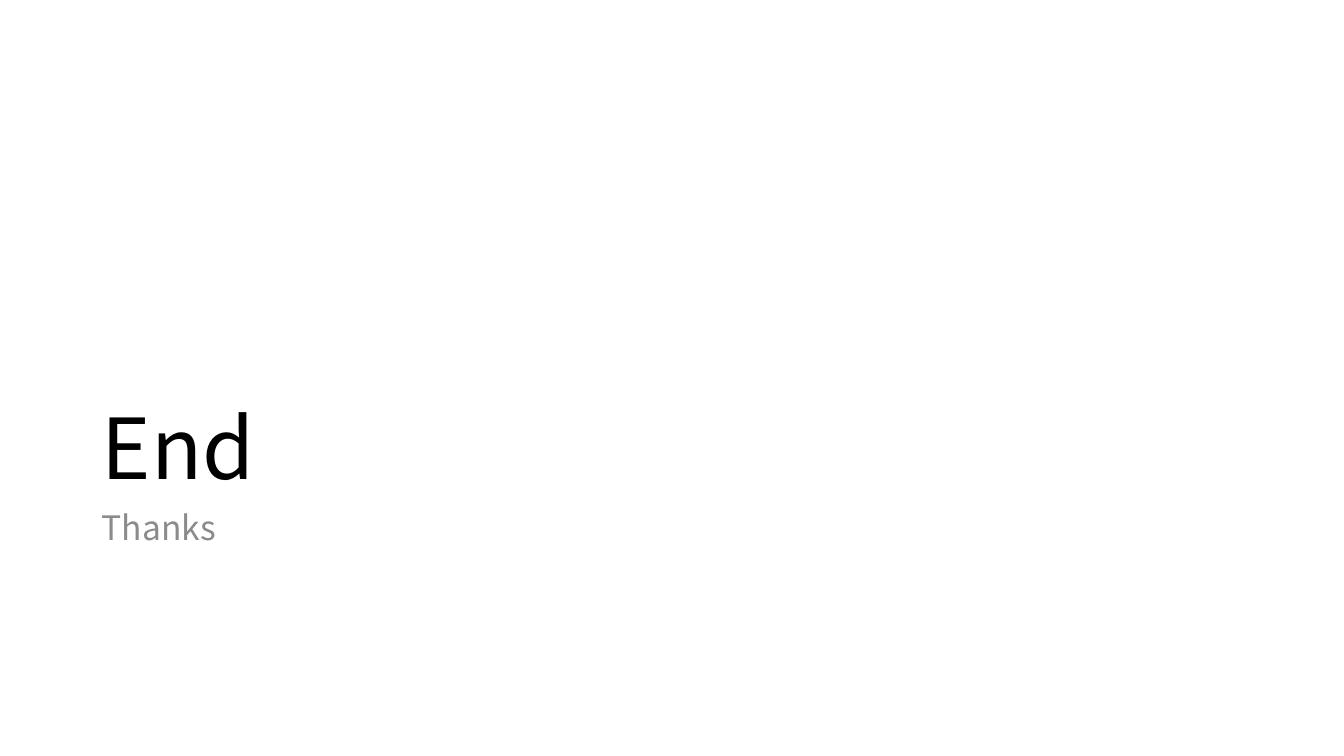
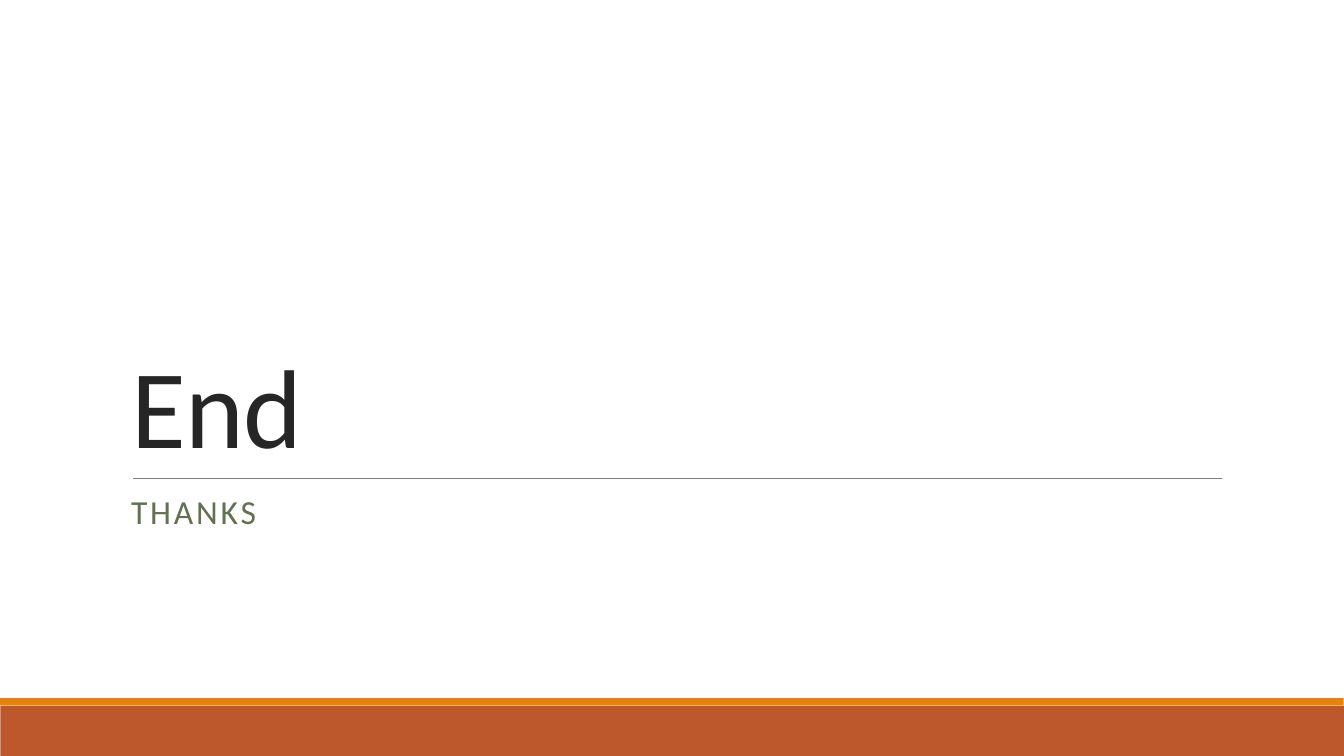
Before and after one commit to xcctbys/clawer, a slide deck: slide 15 of docs/Cloud_Clawer_Of_Princetechs.pptx. Drawn at 1344x756 pixels with LibreOffice and Linux fonts; fonts in the diff are those of the drawing. Boxes give left, top, right and bottom in pixels: in the first picture for what was removed or moved away, otherwise in the second. Text is boxed around its words. In the diff, an @@ line names an element or a change of style, - is before the commit and + after.

```diff
--- a/docs/Cloud_Clawer_Of_Princetechs.pptx
+++ b/docs/Cloud_Clawer_Of_Princetechs.pptx
@@ title "End": place and size @@
-title "End" at box(102, 412, 255, 480)
+title "End" at box(131, 370, 302, 449)
@@ title "End" at box(131, 370, 302, 449): size 60 to 80 pt, font Noto Sans CJK SC to Calibri, text colour #000000 to #262626, letter spacing 0 to -0.5 pt; line spacing 0.9 to 0.85 @@
@@ line added from (133, 479) to (1222, 479), #808080 0.5 pt @@
@@ text at box(131, 502, 256, 524): text changed; font Noto Sans CJK SC to Calibri; text colour #8C8C8C to #637052 @@
-Thanks
+THANKS
@@ rectangle added at box(0, 706, 1344, 756), fill #BD582C @@
@@ rectangle added at box(0, 699, 1344, 706), fill #E48312 @@
```
Also in this commit, not shown: 14 other slides changed.
